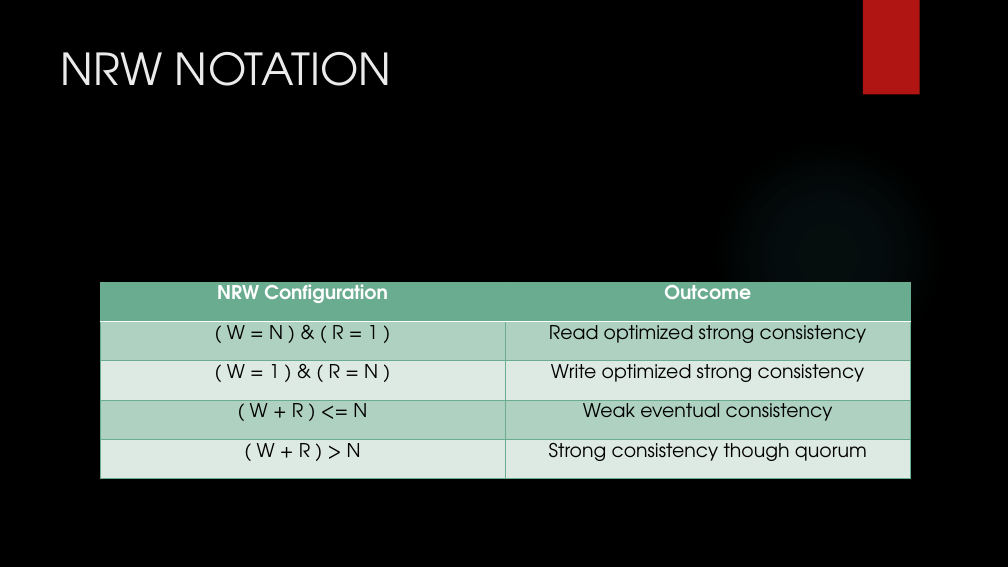
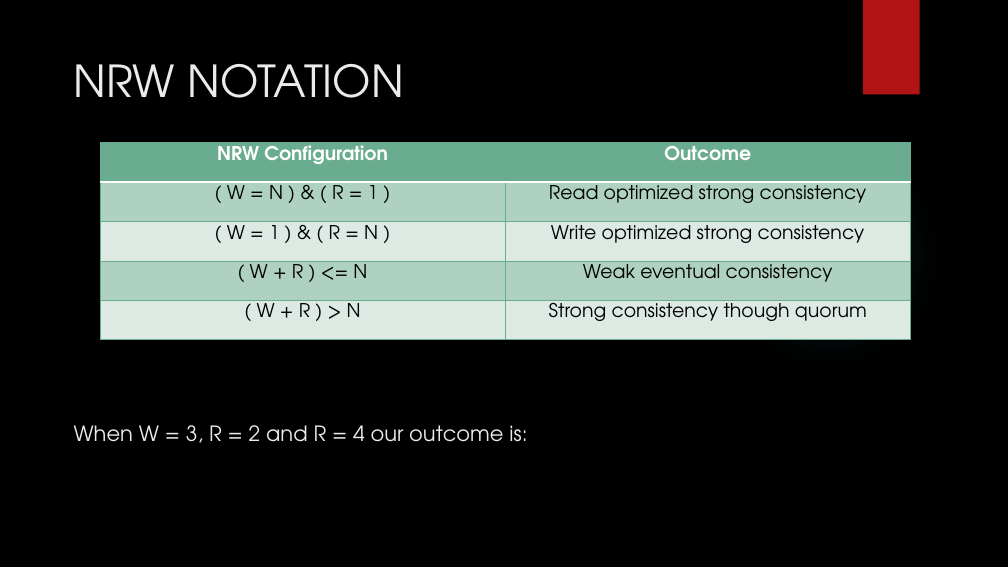
Before and after one commit to MaxWOU/cs364pptx, a slide deck: slide 5 of group6slidshow.pptx. Drawn at 1008x567 pixels with LibreOffice and Linux fonts; fonts in the diff are those of the drawing; background and template pictures are left out. Boxes give left, top, right and bottom in pixels: in the first picture for what was removed or moved away, otherwise in the second. Text is boxed around its words. In the diff, an @@ line names an element or a change of style, - is before the commit and + after.

```diff
--- a/group6slidshow.pptx
+++ b/group6slidshow.pptx
@@ text "NRW NOTATION" moved from (x1=61, y1=52, x2=391, y2=86) to (x1=74, y1=64, x2=404, y2=98) @@
@@ table moved from (x1=100, y1=282, x2=910, y2=479) to (x1=100, y1=143, x2=910, y2=340) @@
@@ title added at (x1=74, y1=425, x2=527, y2=443), 20 pt, text #EBEBEB @@
+When W = 3, R = 2 and R = 4 our outcome is:
```
Also in this commit, not shown: 1 other slide changed, 7 slides added.
